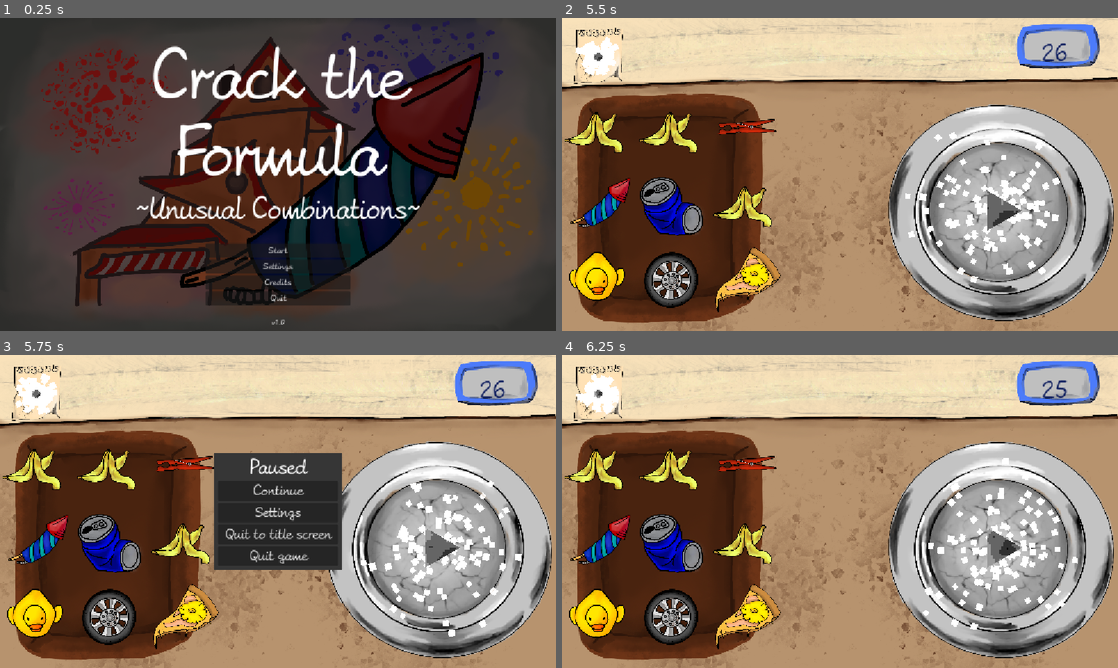
Above: before the commit, frames 1-4 (two rows, left to right).
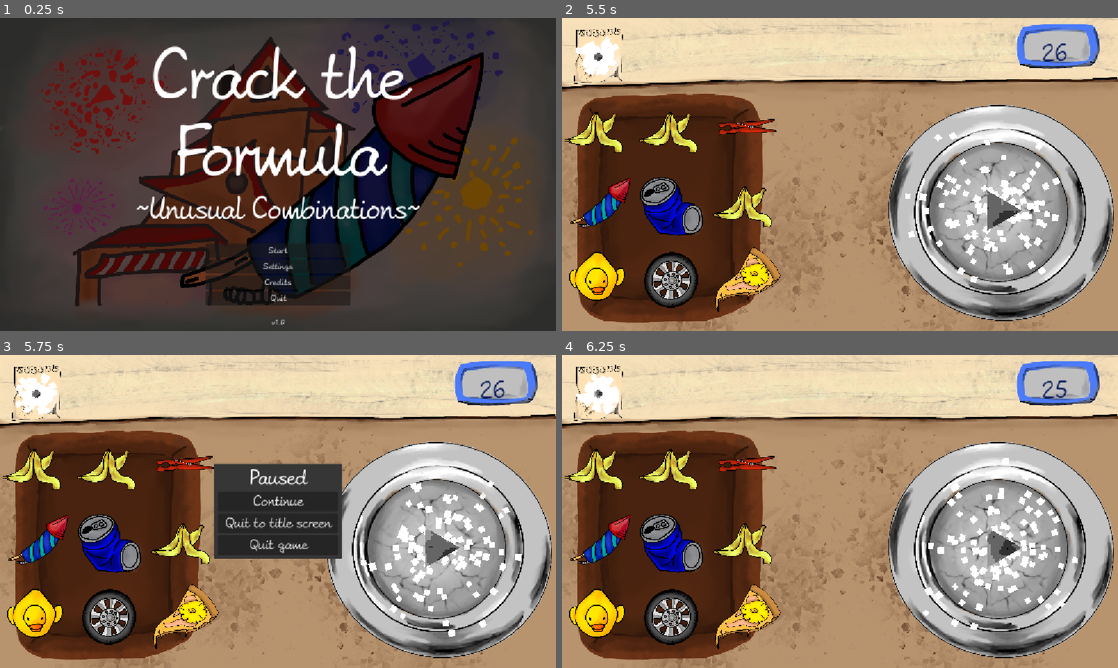
Above: after the commit, the same moments.

Repository: KIT-GameJam/Firework-Craft
Game: Godot game, scene res://gamemanager/gamemanager.tscn
Two runs of this game, one before a commit and one after it. Both use one fixed random seed, a clock stepped at 60 frames per second and the inputs below.
Inputs (mouse positions are in pixels of both pictures, inside the frame that each line leads up to):
- Up to frame 1 (0.25 s): no input
- Up to frame 2 (5.5 s): click "Start" at 0.5 s; click "Continue" at 1.25 s; tap Enter at 2 s; move the mouse to (600, 55) at 2.02 s; hold D (move_right) 2.03-2.78 s; click (600, 55) at 2.17 s; move the mouse to (600, 127) at 2.77 s; hold S (move_down) 2.78-3.53 s; click (600, 127) at 2.92 s; move the mouse to (673, 127) at 3.52 s; hold D (move_right) 3.53-4.28 s; click (673, 127) at 3.67 s; move the mouse to (745, 127) at 4.27 s; hold W (move_up) 4.28-5.03 s; click (745, 127) at 4.42 s; move the mouse to (600, 202) at 5.02 s; hold A (move_left) from 5.03 s (still down); click (600, 202) at 5.17 s
- Up to frame 3 (5.75 s): keep holding A (move_left); tap Escape (pause) at 5.65 s
- Up to frame 4 (6.25 s): release A (move_left) at 5.75 s; click "Continue" at 5.75 s

Frames 1-2 are identical in both runs. In frame 3, 3.2% of the frame differs, in the area x 38-62%, y 31-69%; in frame 4, nothing differs.

Commit message:
Fix Settings, Credit

Diff:
--- a/autoloads/settings/user_defined_settings.gd
+++ b/autoloads/settings/user_defined_settings.gd
@@ -7,9 +7,9 @@
 enum AudioBus {MASTER, MUSIC, SFX, VOICE}
 
 func _register_settings() -> void:
-	_register_graphics_settings()
+	#_register_graphics_settings()
 	_register_audio_settings()
-	_register_controls_settings()
+	#_register_controls_settings()
 
 func _register_graphics_settings() -> void:
 	var graphics_category = Settings.SettingCategory.new("graphics", "Graphics")
@@ -77,15 +77,6 @@
 													   1.0,
 													   func(volume): _set_audio_bus_volume(volume, AudioBus.SFX))
 	fine_control_category.add_setting(sfx_volume_setting)
-
-	var voice_volume_setting = Settings.FloatSetting.new("volume_voice",
-														 "Volume (Voice)",
-														 100.0,
-														 0.0,
-														 150.0,
-														 1.0,
-														 func(volume): _set_audio_bus_volume(volume, AudioBus.VOICE))
-	fine_control_category.add_setting(voice_volume_setting)
 
 	audio_category.add_sub_category(fine_control_category)
 
--- a/autoloads/sfx.tscn
+++ b/autoloads/sfx.tscn
@@ -6,4 +6,5 @@
 
 [node name="Sfx" type="AudioStreamPlayer"]
 stream = SubResource("AudioStreamPolyphonic_stp8y")
+bus = &"SFX"
 script = ExtResource("1_5iln5")
--- a/gamemanager/gamemanager.tscn
+++ b/gamemanager/gamemanager.tscn
@@ -23,10 +23,12 @@
 [node name="Theme" type="AudioStreamPlayer" parent="Audio"]
 stream = ExtResource("4_gpq8w")
 volume_db = -10.0
+bus = &"Music"
 
 [node name="Menu" type="AudioStreamPlayer" parent="Audio"]
 stream = ExtResource("5_3c0xs")
 volume_db = -10.0
+bus = &"Music"
 
 [node name="Sfx" parent="Audio" instance=ExtResource("6_y84hv")]
 
--- a/ui/screens/credit-screen/credit_screen.tscn
+++ b/ui/screens/credit-screen/credit_screen.tscn
@@ -1,7 +1,8 @@
-[gd_scene load_steps=6 format=3 uid="uid://fd3xmnc047tm"]
+[gd_scene load_steps=7 format=3 uid="uid://fd3xmnc047tm"]
 
 [ext_resource type="Script" uid="uid://dx5iawpcgwhlm" path="res://ui/screens/credit-screen/credit_screen.gd" id="1_h6a2t"]
 [ext_resource type="Theme" uid="uid://hheneshfv1b2" path="res://ui/themes/your_theme.tres" id="2_dvsi5"]
+[ext_resource type="Texture2D" uid="uid://dbbdvr7kcyalw" path="res://textures/table.png" id="3_iakv7"]
 
 [sub_resource type="LabelSettings" id="LabelSettings_cutkl"]
 font_size = 22
@@ -20,6 +21,12 @@
 theme = ExtResource("2_dvsi5")
 script = ExtResource("1_h6a2t")
 credits = "res://ui/screens/credit-screen/credits.json"
+
+[node name="TextureRect" type="TextureRect" parent="."]
+modulate = Color(0.5678866, 0.5678866, 0.5678866, 1)
+layout_mode = 2
+texture = ExtResource("3_iakv7")
+expand_mode = 2
 
 [node name="VBoxContainer" type="VBoxContainer" parent="."]
 layout_mode = 2
--- a/ui/screens/pause-menu/pause_menu.tscn
+++ b/ui/screens/pause-menu/pause_menu.tscn
@@ -41,6 +41,7 @@
 text = "Continue"
 
 [node name="SettingsButton" type="Button" parent="CenterContainer/MainPauseMenuPopup/VBoxContainer"]
+visible = false
 layout_mode = 2
 text = "Settings"
 
Not shown: 1 places in autoloads/sfx.tscn that only renumber resources
Not shown: 2 places in gamemanager/gamemanager.tscn that only renumber resources
Not shown: 1 places in levels/main_level.tscn that only renumber resources
Binary file added: textures/table.png
Not shown, added: textures/table.png.import
